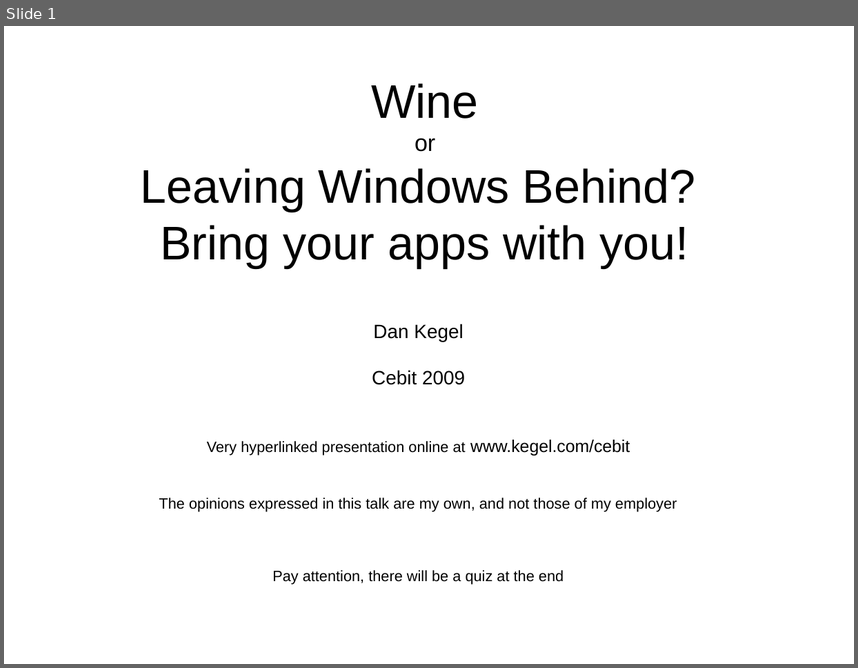
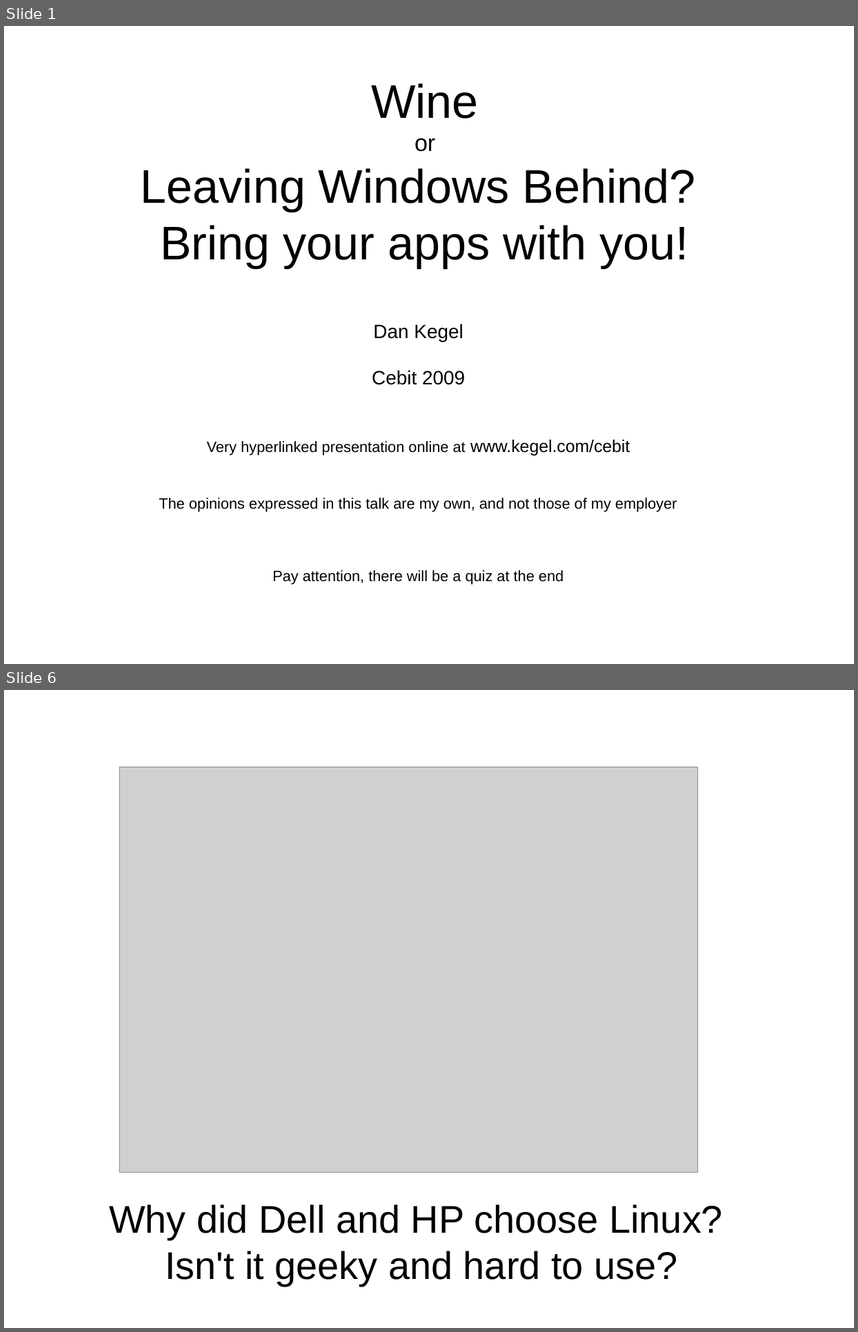
Before and after one commit to imaemo/winezeug, a slide deck: cebit2009/talk.odp. Shown one above the other, each under a label of ours: slide 1 before the commit, slides 1 and 6 after it; the slides between them are not shown. The pictures are 858x668 and 858x1332 pixels, drawn with LibreOffice and Linux fonts; fonts in the diff are those of the drawing; grey boxes stand for pictures. Boxes give left, top, right and bottom in pixels: in the first picture for what was removed or moved away, otherwise in the second. Text is boxed around its words. In the diff, an @@ line names an element or a change of style, - is before the commit and + after.

```diff
--- a/cebit2009/talk.odp
+++ b/cebit2009/talk.odp
@@ slide 6 added at box(4, 690, 854, 1328), background #FFFFFF @@
@@ picture added at box(120, 767, 698, 1172) @@
@@ title added at box(109, 1204, 723, 1285), 36 pt, text #000000 @@
+Why did Dell and HP choose Linux?
+Isn't it geeky and hard to use?
```
Also in this commit, not shown: 1 slide changed, 19 other slides added, 7 slides removed, 2 other files.
